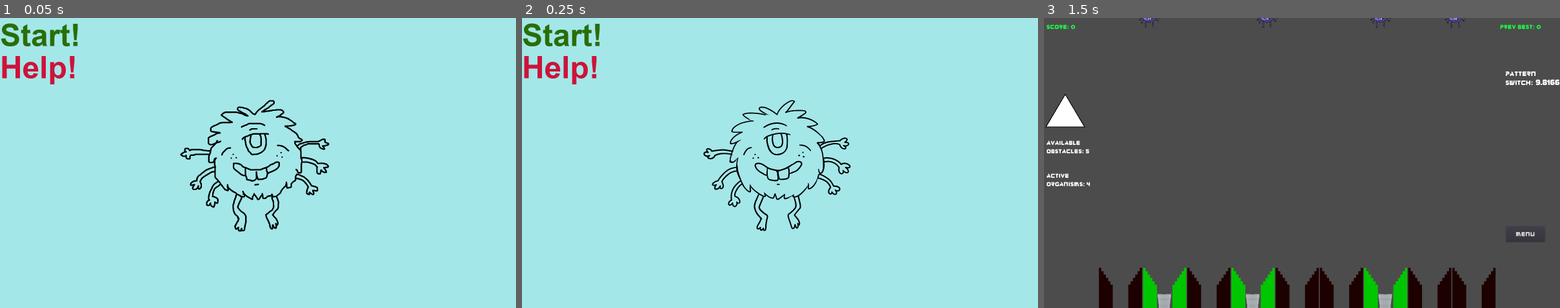
Above: before the commit, frames 1-3 (left to right).
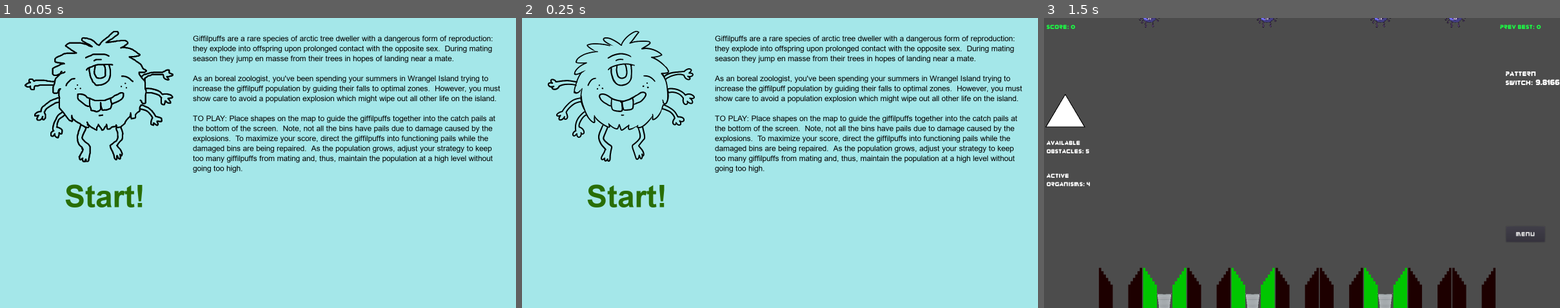
Above: after the commit, the same moments.

Repository: TreyDettmer/UP-Game-Jam-22
Game: Godot game, scene res://Scenes/MainMenu.tscn
Two runs of this game, one before a commit and one after it. Both use one fixed random seed, a clock stepped at 60 frames per second and the inputs below.
Inputs (mouse positions are in pixels of both pictures, inside the frame that each line leads up to):
- Up to frame 1 (0.05 s): no input
- Up to frame 2 (0.25 s): no input
- Up to frame 3 (1.5 s): click (1090, 67) at 0.5 s, where only the run before the commit has a clickable "Help!"; click "Start!" at 1.25 s

The runs differ from the first frame. In frame 1, 12% of the frame differs, in the area x 0-97%, y 1-74%; in frame 2, 11%; in frame 3, nothing differs.

Commit message:
Added Help Text to main menu
also removed the Help button since no longer needed

Diff:
--- a/Project/Scenes/MainMenu.tscn
+++ b/Project/Scenes/MainMenu.tscn
@@ -1,17 +1,10 @@
-[gd_scene load_steps=8 format=2]
+[gd_scene load_steps=9 format=2]
 
 [ext_resource path="res://Art/Organism/creaturesprite.png" type="Texture" id=1]
 [ext_resource path="res://Art/Organism/creaturesprite2.png" type="Texture" id=2]
 [ext_resource path="res://Fonts/ARIALBD.TTF" type="DynamicFontData" id=3]
 [ext_resource path="res://Scripts/MainMenu.gd" type="Script" id=4]
-
-[sub_resource type="DynamicFont" id=2]
-size = 96
-font_data = ExtResource( 3 )
-
-[sub_resource type="DynamicFont" id=3]
-size = 96
-font_data = ExtResource( 3 )
+[ext_resource path="res://Fonts/ARIAL.TTF" type="DynamicFontData" id=5]
 
 [sub_resource type="SpriteFrames" id=4]
 animations = [ {
@@ -20,6 +13,14 @@
 "name": "default",
 "speed": 5.0
 } ]
+
+[sub_resource type="DynamicFont" id=2]
+size = 96
+font_data = ExtResource( 3 )
+
+[sub_resource type="DynamicFont" id=5]
+size = 24
+font_data = ExtResource( 5 )
 
 [node name="MainMenu" type="Control"]
 anchor_right = 1.0
@@ -33,9 +34,18 @@
 anchor_bottom = 1.0
 color = Color( 0.647059, 0.909804, 0.917647, 1 )
 
+[node name="Animation" type="AnimatedSprite" parent="."]
+scale = Vector2( 0.4, 0.4 )
+frames = SubResource( 4 )
+frame = 1
+playing = true
+centered = false
+
 [node name="StartButton" type="Button" parent="."]
-margin_right = 300.0
-margin_bottom = 100.0
+margin_left = 200.0
+margin_top = 500.0
+margin_right = 12.0
+margin_bottom = 14.0
 flat = true
 
 [node name="StartLabel" type="Label" parent="StartButton"]
@@ -45,26 +55,29 @@
 custom_fonts/font = SubResource( 2 )
 text = "Start!"
 
-[node name="HelpButton" type="Button" parent="."]
-margin_top = 100.0
-margin_right = 300.0
-margin_bottom = 200.0
-flat = true
+[node name="HelpText" type="Label" parent="."]
+anchor_right = 500.0
+margin_left = 598.0
+margin_top = 50.0
+margin_right = -796794.0
+margin_bottom = 481.0
+size_flags_horizontal = 0
+size_flags_vertical = 0
+custom_colors/font_color = Color( 0, 0, 0, 1 )
+custom_fonts/font = SubResource( 5 )
+text = "Giffilpuffs are a rare species of arctic tree dweller with a dangerous form of reproduction:
+they explode into offspring upon prolonged contact with the opposite sex.  During mating
+season they jump en masse from their trees in hopes of landing near a mate.
 
-[node name="HelpLabel" type="Label" parent="HelpButton"]
-margin_right = 40.0
-margin_bottom = 14.0
-rect_min_size = Vector2( 150, 100 )
-custom_colors/font_color = Color( 0.807843, 0.0784314, 0.231373, 1 )
-custom_fonts/font = SubResource( 3 )
-text = "Help!"
+As an boreal zoologist, you've been spending your summers in Wrangel Island trying to
+increase the giffilpuff population by guiding their falls to optimal zones.  However, you must
+show care to avoid a population explosion which might wipe out all other life on the island.
 
-[node name="Animation" type="AnimatedSprite" parent="."]
-position = Vector2( 803, 455 )
-scale = Vector2( 0.4, 0.4 )
-frames = SubResource( 4 )
-frame = 1
-playing = true
+TO PLAY: Place shapes on the map to guide the giffilpuffs together into the catch pails at
+the bottom of the screen.  Note, not all the bins have pails due to damage caused by the
+explosions.  To maximize your score, direct the giffilpuffs into functioning pails while the
+damaged bins are being repaired.  As the population grows, adjust your strategy to keep
+too many giffilpuffs from mating and, thus, maintain the population at a high level without
+going too high."
 
 [connection signal="pressed" from="StartButton" to="." method="_on_StartButton_pressed"]
-[connection signal="pressed" from="HelpButton" to="." method="_on_HelpButton_pressed"]
